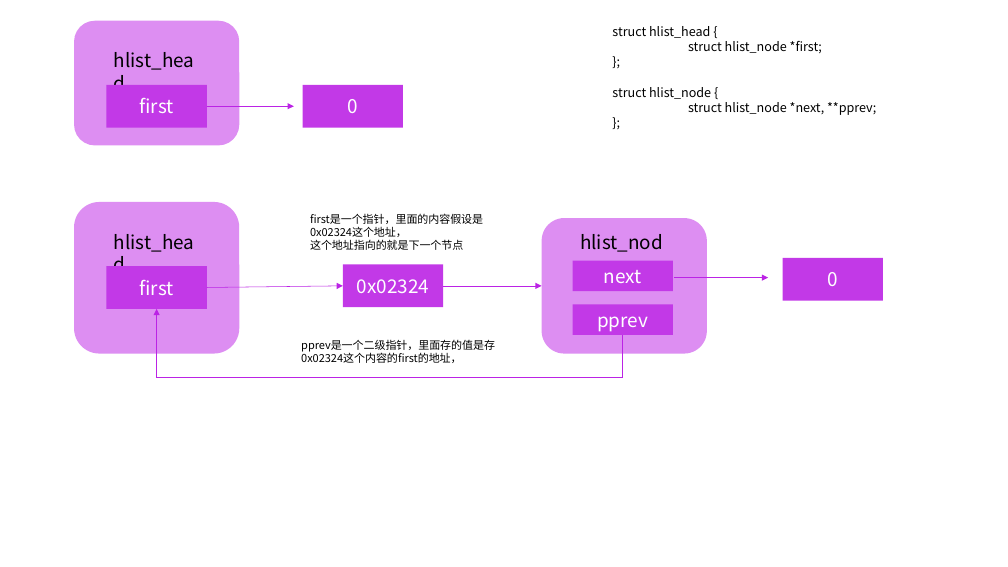
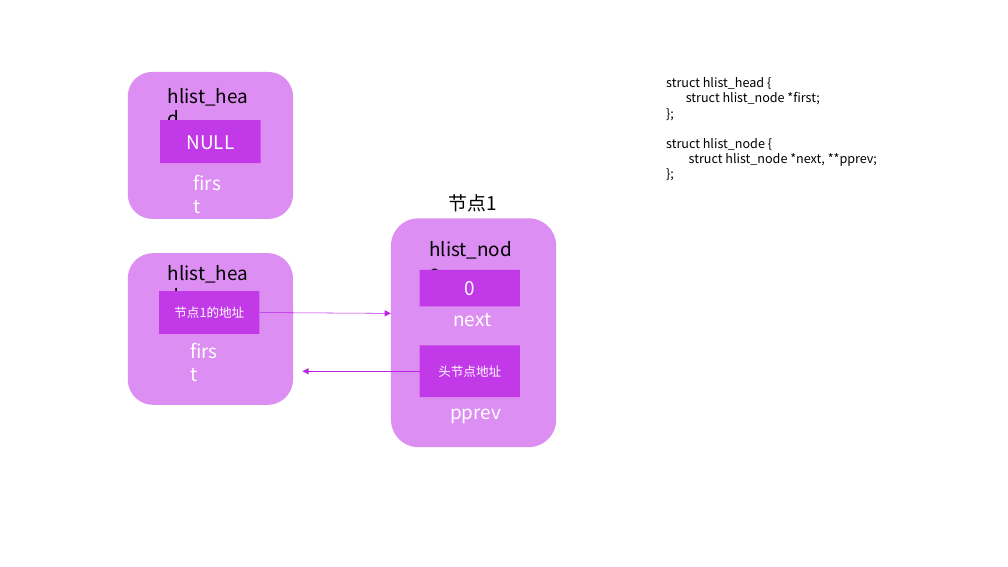
Before and after one commit to lihaoAd/Note, a slide deck: slide 20 of android/binder/binder.pptx. Drawn at 1008x567 pixels with LibreOffice and Linux fonts; fonts in the diff are those of the drawing. Boxes give left, top, right and bottom in pixels: in the first picture for what was removed or moved away, otherwise in the second. Text is boxed around its words. In the diff, an @@ line names an element or a change of style, - is before the commit and + after.

```diff
--- a/android/binder/binder.pptx
+++ b/android/binder/binder.pptx
@@ rounded rectangle: place and size @@
-rounded rectangle at bbox=[74, 20, 240, 145]
+rounded rectangle at bbox=[128, 72, 293, 219]
@@ text "hlist_head": place and size @@
-text "hlist_head" at bbox=[114, 52, 194, 70]
+text "hlist_head" at bbox=[168, 88, 248, 106]
@@ rectangle removed at bbox=[302, 85, 403, 128] @@
-0
@@ text "struct hlist_head {" rewrapped from bbox=[612, 26, 876, 115] to bbox=[666, 77, 877, 166] @@
@@ arrow removed from (207, 107) to (294, 107) @@
@@ text "hlist_node": place and size @@
-text "hlist_node" at bbox=[649, 87, 711, 99]
+text "hlist_node" at bbox=[723, 92, 785, 104]
@@ rectangle added at bbox=[160, 120, 261, 163], fill #C239E7, 18 pt, text #FFFFFF @@
+NULL
@@ text "first": place and size @@
-text "first" at bbox=[107, 85, 207, 128]
+text "first" at bbox=[186, 168, 234, 198]
@@ text added at bbox=[449, 194, 497, 212], 18 pt, text #000000 @@
+节点1
@@ text removed at bbox=[310, 213, 483, 250] @@
-first是一个指针，里面的内容假设是0x02324这个地址，
-这个地址指向的就是下一个节点
@@ rounded rectangle: place and size @@
-rounded rectangle at bbox=[541, 219, 707, 354]
+rounded rectangle at bbox=[391, 219, 557, 448]
@@ rounded rectangle: place and size @@
-rounded rectangle at bbox=[74, 202, 240, 354]
+rounded rectangle at bbox=[128, 253, 293, 405]
@@ text "hlist_head": place and size @@
-text "hlist_head" at bbox=[114, 234, 194, 252]
+text "hlist_head" at bbox=[168, 265, 248, 283]
@@ rectangle removed at bbox=[343, 265, 444, 308] @@
-0x02324
@@ rectangle added at bbox=[160, 291, 260, 334], fill #C239E7, 12 pt, text #FFFFFF @@
+节点1的地址
@@ rectangle "0": place and size @@
-rectangle "0" at bbox=[783, 258, 883, 301]
+rectangle "0" at bbox=[420, 270, 520, 307]
@@ arrow removed from (443, 286) to (541, 286) @@
@@ arrow removed from (674, 278) to (768, 278) @@
@@ arrow moved from (207, 287) - (343, 286) to (259, 312) - (391, 314) @@
@@ text "next": place and size @@
-text "next" at bbox=[572, 261, 673, 291]
+text "next" at bbox=[453, 313, 491, 326]
@@ text "first": place and size @@
-text "first" at bbox=[107, 266, 207, 309]
+text "first" at bbox=[183, 337, 231, 367]
@@ text removed at bbox=[301, 340, 495, 363] @@
-pprev是一个二级指针，里面存的值是存0x02324这个内容的first的地址，
@@ rectangle added at bbox=[420, 346, 520, 397], fill #C239E7, 12 pt, text #FFFFFF @@
+头节点地址
@@ elbow arrow moved from (623, 335) - (157, 309) to (420, 371) - (302, 371) @@
@@ alignment centre to left; vertical alignment middle to top; fill #C239E7 to none in 4 elements at bbox=[183, 337, 231, 367], bbox=[186, 168, 234, 198], bbox=[453, 313, 491, 326], bbox=[450, 408, 501, 423] @@
@@ text "pprev": place and size @@
-text "pprev" at bbox=[572, 305, 673, 335]
+text "pprev" at bbox=[450, 408, 501, 423]
```
Also in this commit, not shown: 2 other slides changed, 40 other files.
